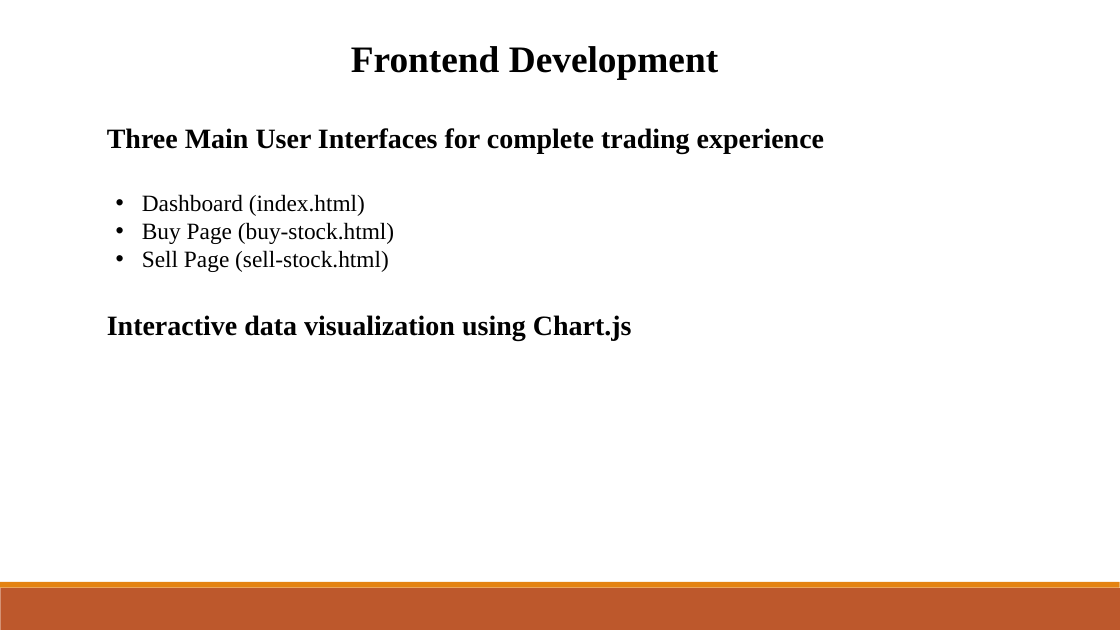
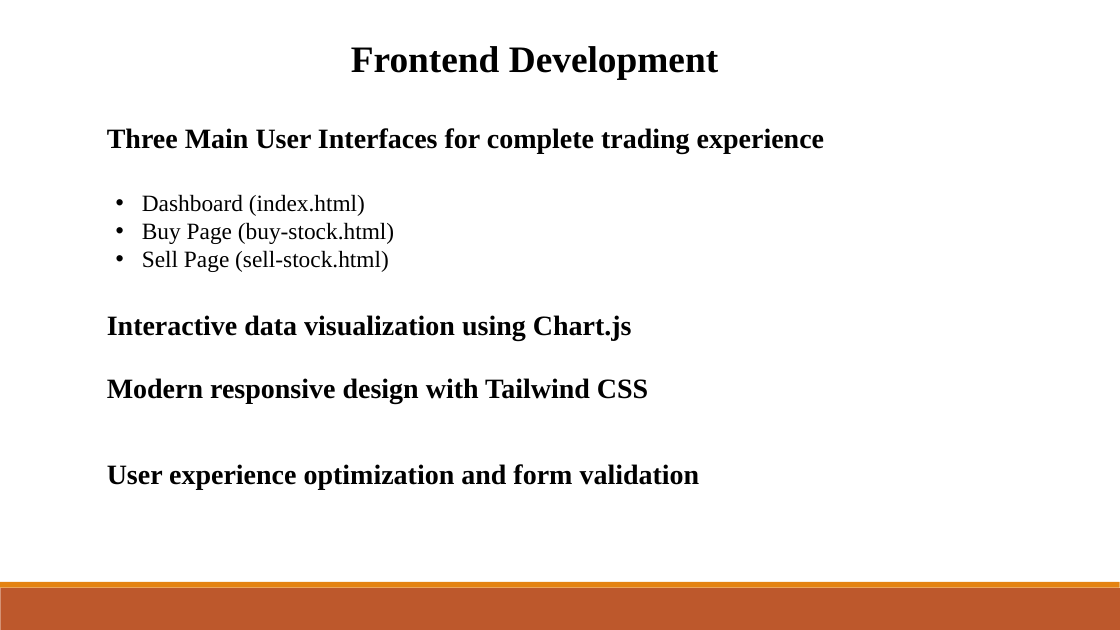
Before and after one commit to mimanchiou/seven, a slide deck: slide 13 of Final_ppt.pptx (slide 8 before the commit). Drawn at 1120x630 pixels with LibreOffice and Linux fonts; fonts in the diff are those of the drawing. Boxes give left, top, right and bottom in pixels: in the first picture for what was removed or moved away, otherwise in the second. Text is boxed around its words. In the diff, an @@ line names an element or a change of style, - is before the commit and + after.

```diff
--- a/Final_ppt.pptx
+++ b/Final_ppt.pptx
@@ text added at bbox=[107, 378, 648, 404], 24 pt, text #000000, bold @@
+Modern responsive design with Tailwind CSS
@@ text added at bbox=[107, 464, 700, 489], 24 pt, text #000000, bold @@
+User experience optimization and form validation
```
Also in this commit, not shown: 3 other slides changed, 12 slides added, 10 slides removed.
